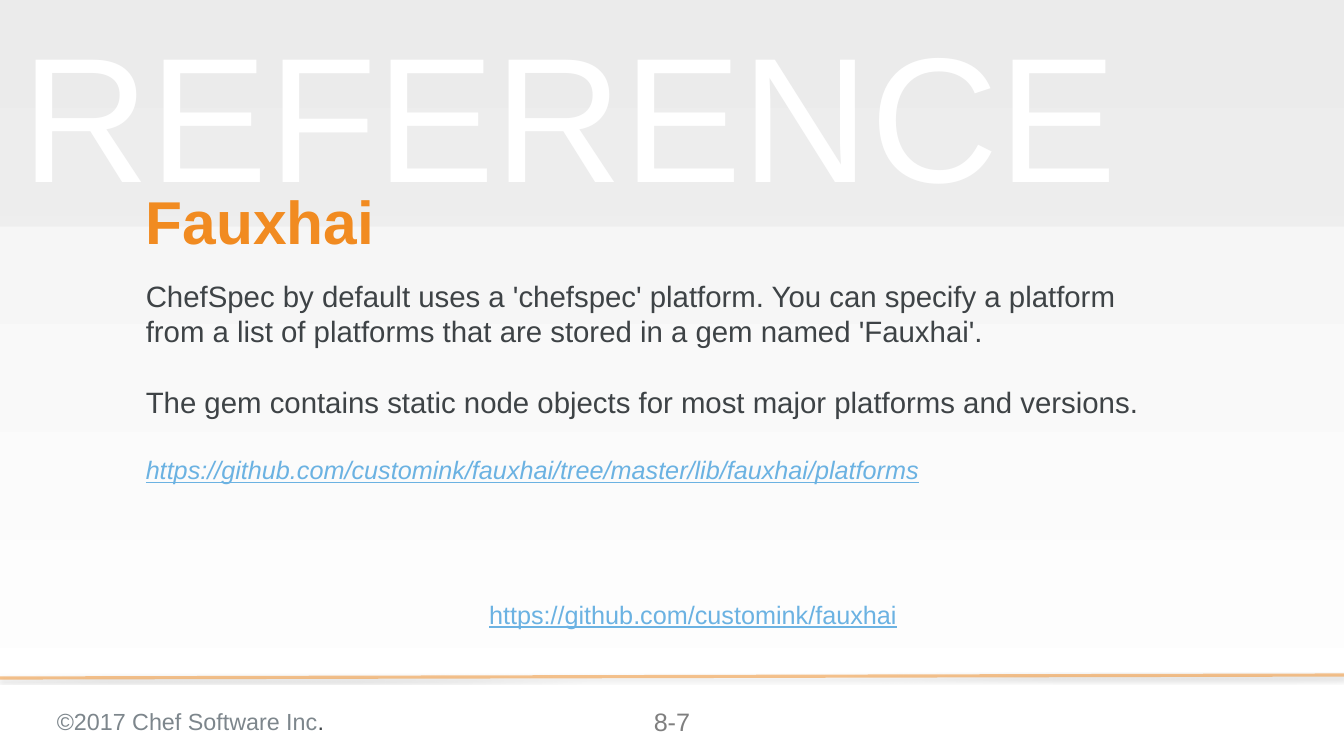
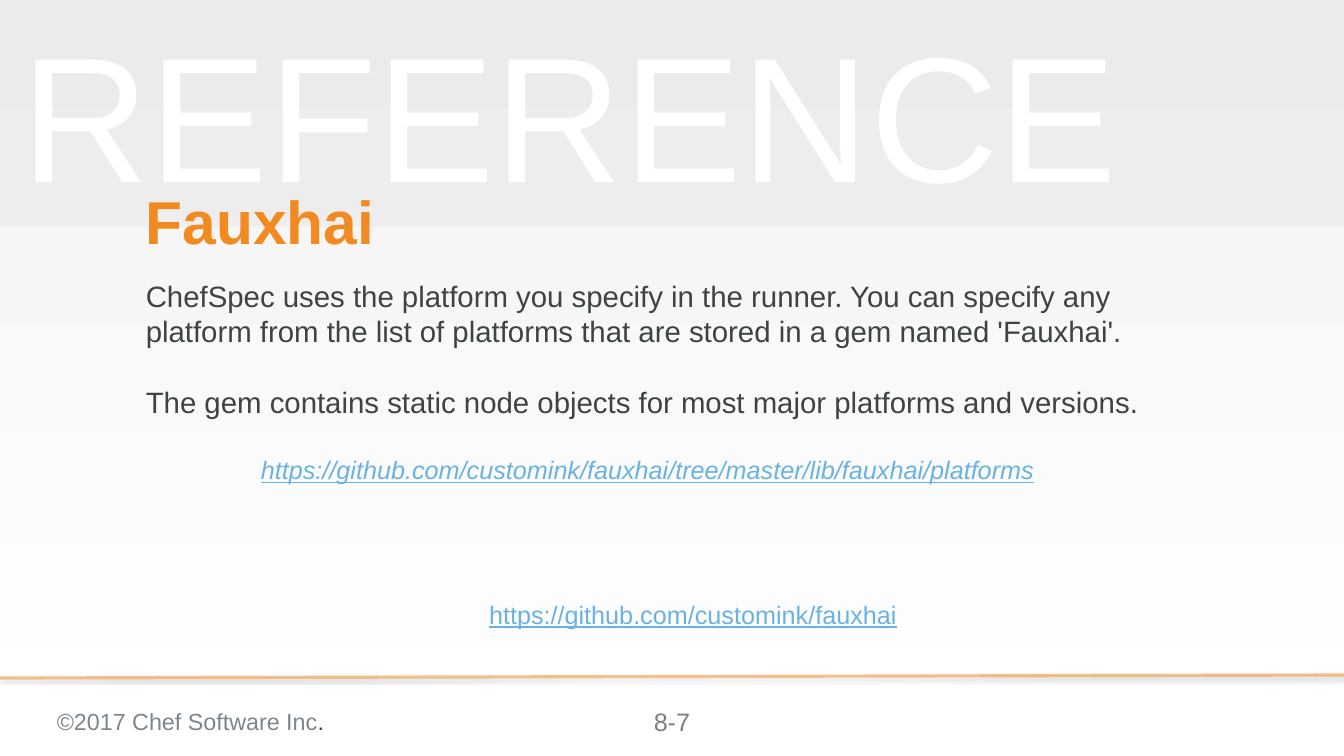
Before and after one commit to ericheiser/chef-intermediate, a slide deck: slide 7 of 08-refactoring_for_multiple_platforms.pptx. Drawn at 1344x756 pixels with LibreOffice and Linux fonts; fonts in the diff are those of the drawing; background and template pictures are left out. Boxes give left, top, right and bottom in pixels: in the first picture for what was removed or moved away, otherwise in the second. Text is boxed around its words. In the diff, an @@ line names an element or a change of style, - is before the commit and + after.

Commit message:
Mod 8: updated screen shots, removed slides that declared specific platform since it was done in Mod 5, corrected Slide titles, corrected section on Fauxhai

```diff
--- a/08-refactoring_for_multiple_platforms.pptx
+++ b/08-refactoring_for_multiple_platforms.pptx
@@ subtitle at [146,285,1121,348]: text changed @@
-ChefSpec by default uses a 'chefspec' platform. You can specify a platform from a list of platforms that are stored in a gem named 'Fauxhai'.
+ChefSpec uses the platform you specify in the runner. You can specify any platform from the list of platforms that are stored in a gem named 'Fauxhai'.
@@ subtitle at [261,461,1034,484]: alignment left to centre @@
```
Also in this commit, not shown: 15 other slides changed, 3 slides removed.
